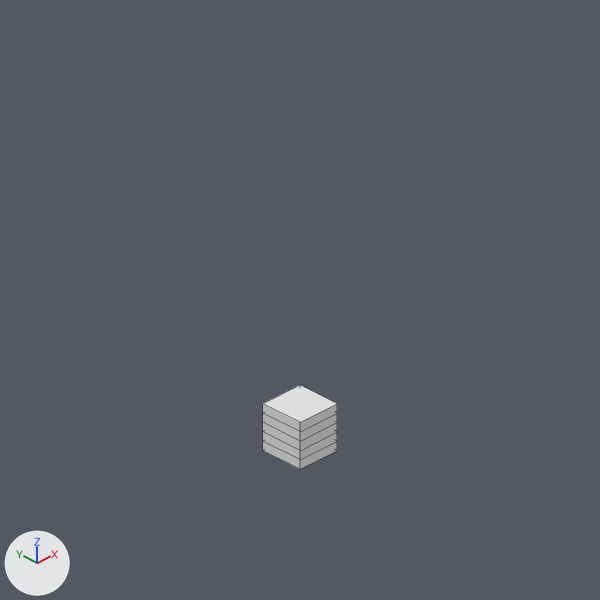
The Blender file rct2/scenery/Trees/tmg_Magnolia-Tree/tmg_V001.blend as it was, and as the next commit left it.
The view is the same before and after, from the file's camera 'Camera'. Arrows for +X, +Y and +Z are at lower left; the lights stay in place. Mesh edges are drawn as thin lines. The same objects are shown in both versions, whatever each file hides.
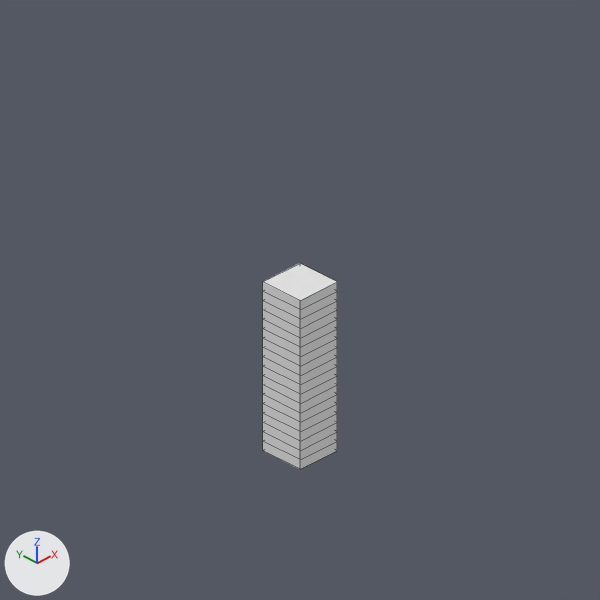
Location of each change, (x1, y1, x2, y2) in pixels of the pictures (600 x 600 px):
'Cube.001', modifiers changed (144% taller): before (263, 385, 337, 469); after (263, 263, 337, 469)

Patch to the scene script:
```diff
--- a/rct2/scenery/Trees/tmg_Magnolia-Tree/tmg_V001.blend.py
+++ b/rct2/scenery/Trees/tmg_Magnolia-Tree/tmg_V001.blend.py
@@ ob_cube_001 @@
 _m = ob_cube_001.modifiers.new('Array', 'ARRAY')
-_m.count = 5
+_m.count = 18
 _m.constant_offset_displace = (0.0, 0.0, 0.0)
```
